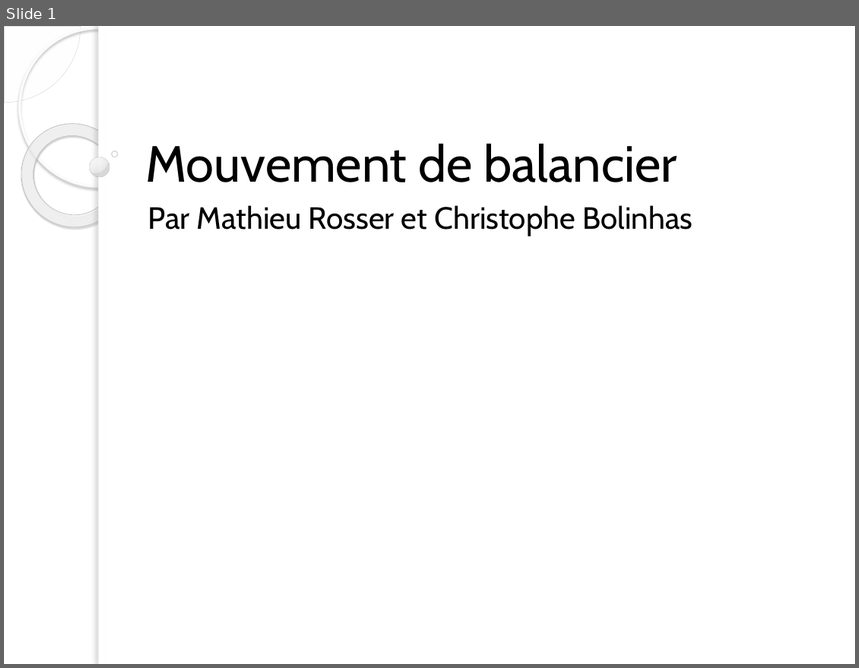
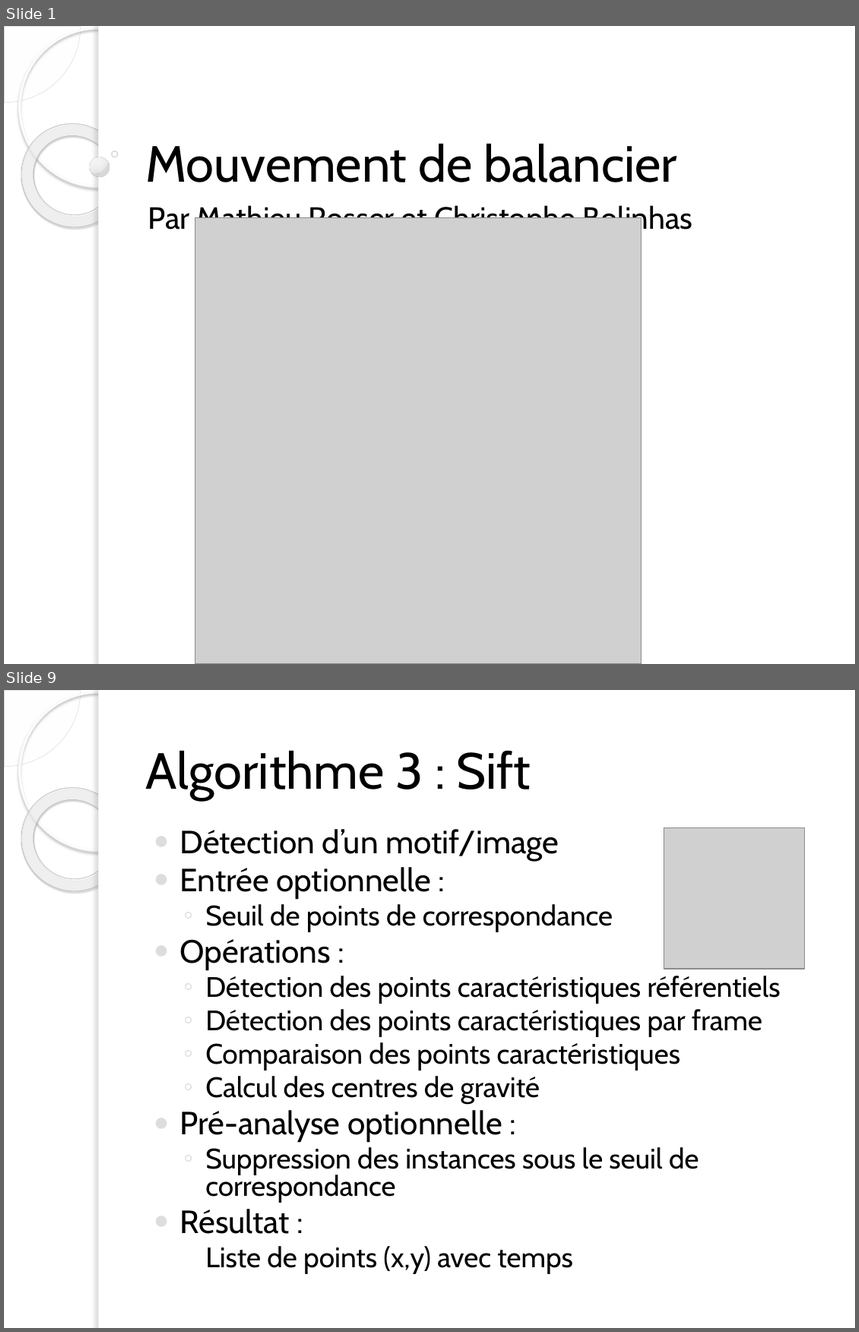
Before and after one commit to ChristopheBolinhas/Balancier, a slide deck: Présentation.pptx. Shown one above the other, each under a label of ours: slide 1 before the commit, slides 1 and 9 after it; the slides between them are not shown. The pictures are 859x668 and 859x1332 pixels, drawn with LibreOffice and Linux fonts; fonts in the diff are those of the drawing; grey boxes stand for pictures; background and template pictures are left out. Boxes give left, top, right and bottom in pixels: in the first picture for what was removed or moved away, otherwise in the second. Text is boxed around its words. In the diff, an @@ line names an element or a change of style, - is before the commit and + after.

Commit message:
Réalisation de la présentation (sans résultat) + Graphiques par rapport aux données

```diff
--- a/Présentation.pptx
+++ b/Présentation.pptx
@@ slide 9 added at (4, 690, 855, 1328), background picture (left out); not listed: 5 template elements that a slide beside it also shows @@
@@ title added at (146, 750, 531, 800), 43 pt, text #000000 @@
+Algorithme 3 : Sift
@@ text added at (180, 829, 781, 1274), 23.8 pt, text #000000 @@
+● Détection d’un motif/image
+● Entrée optionnelle :
+  ◦ Seuil de points de correspondance
+● Opérations :
+  ◦ Détection des points caractéristiques référentiels
+  ◦ Détection des points caractéristiques par frame
+  ◦ Comparaison des points caractéristiques
+  ◦ Calcul des centres de gravité
+● Pré-analyse optionnelle :
+  ◦ Suppression des instances sous le seuil de correspondance
+● Résultat :
+  Liste de points (x,y) avec temps
@@ picture added at (664, 828, 805, 968) @@
@@ slide 1 changed as well @@
@@ picture added at (195, 218, 642, 664) @@
```
Also in this commit, not shown: 17 other slides added, 6 other files.
